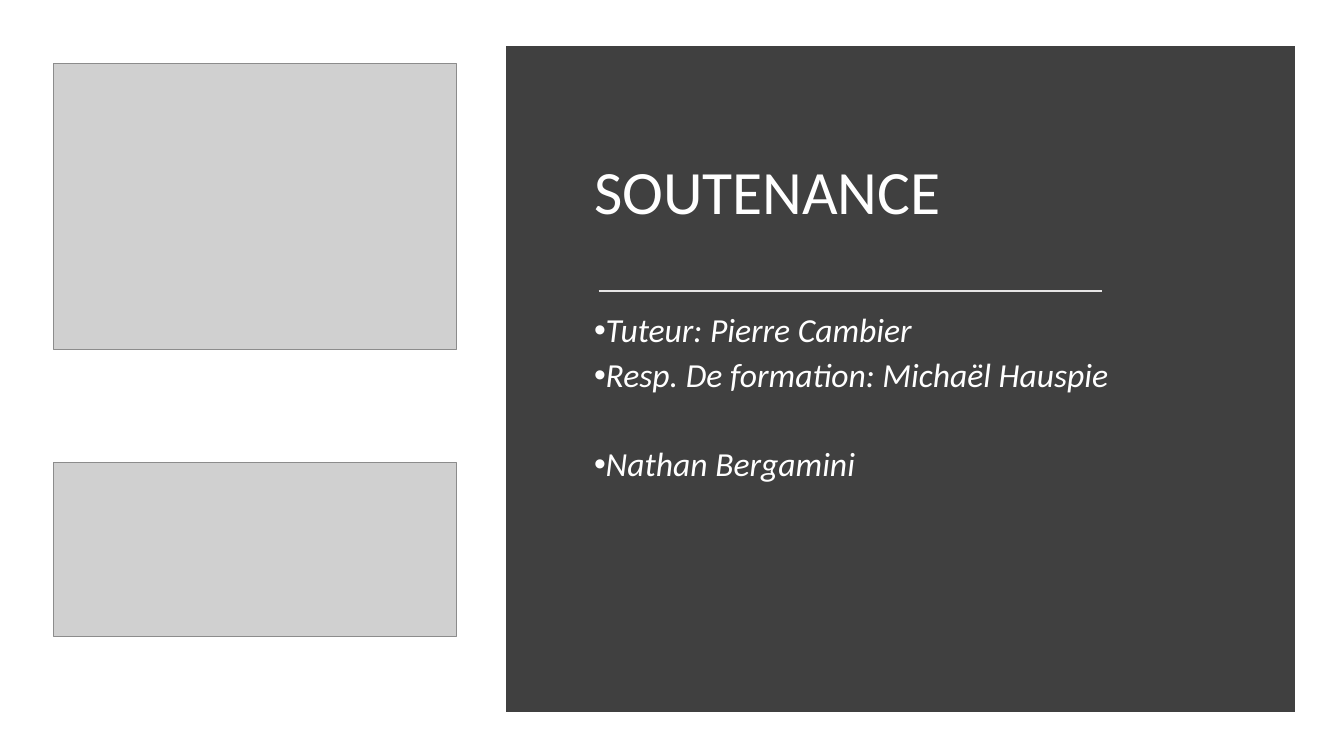
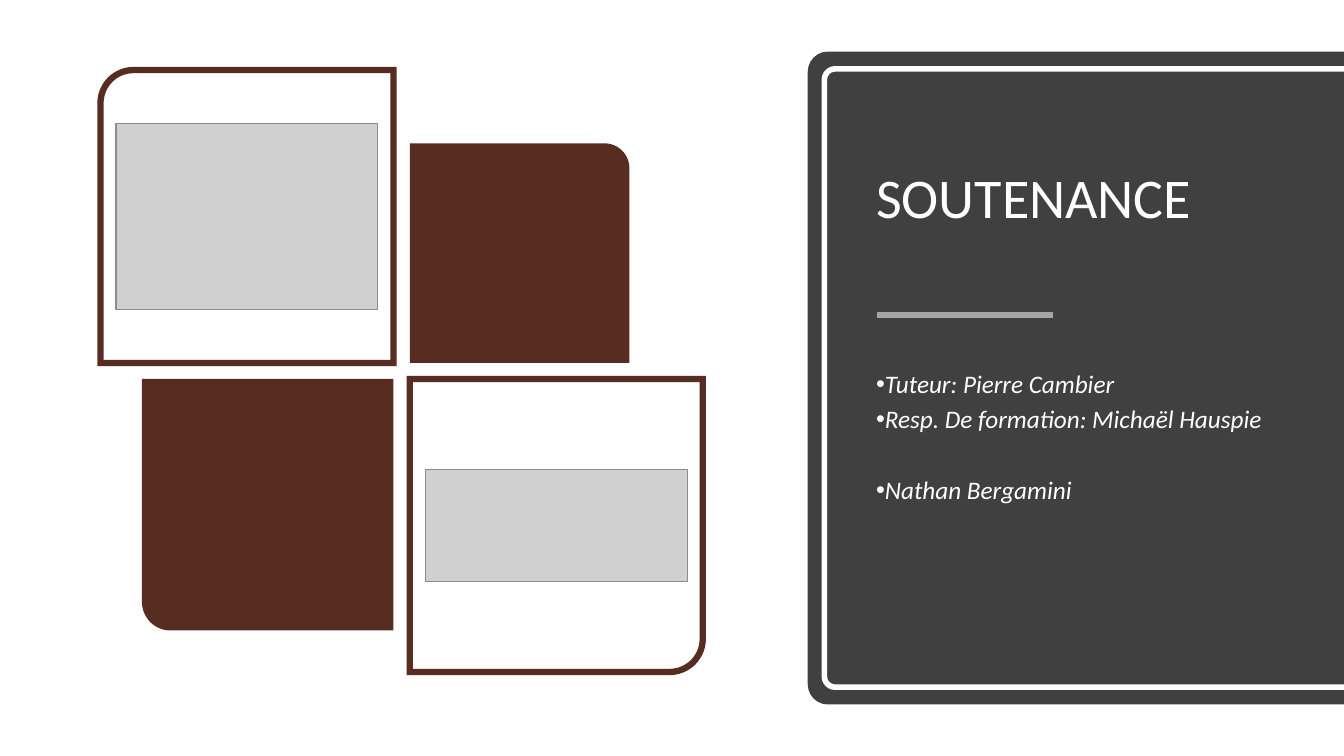
Before and after one commit to Zoridg/Soutenance_stage, a slide deck: slide 1 of Soutenance.pptx. Drawn at 1344x756 pixels with LibreOffice and Linux fonts; fonts in the diff are those of the drawing; grey boxes stand for pictures. Boxes give left, top, right and bottom in pixels: in the first picture for what was removed or moved away, otherwise in the second. Text is boxed around its words. In the diff, an @@ line names an element or a change of style, - is before the commit and + after.

```diff
--- a/Soutenance.pptx
+++ b/Soutenance.pptx
@@ rectangle removed at box(513, 52, 1289, 705) @@
@@ round same rect added at box(808, 51, 1344, 705), fill #404040 @@
@@ round rect added at box(101, 70, 394, 363), fill #FFFFFF, outline #572C21 4.5 pt @@
@@ round same rect added at box(824, 69, 1344, 687), outline #FFFFFF 4 pt @@
@@ title "SOUTENANCE": place and size @@
-title "SOUTENANCE" at box(594, 174, 941, 215)
+title "SOUTENANCE" at box(876, 181, 1191, 219)
@@ title "SOUTENANCE" at box(876, 181, 1191, 219): size 44 to 40 pt @@
@@ picture: place and size @@
-picture at box(53, 64, 458, 349)
+picture at box(116, 124, 378, 310)
@@ round rect added at box(410, 143, 630, 363), fill #572C21 @@
@@ line removed from (599, 291) to (1102, 291) @@
@@ line added from (877, 315) to (1053, 315), #A6A6A6 4 pt @@
@@ text "Tuteur: Pierre Cambier": place and size @@
-text "Tuteur: Pierre Cambier" at box(606, 318, 1109, 482)
+text "Tuteur: Pierre Cambier" at box(885, 375, 1261, 504)
@@ text "Tuteur: Pierre Cambier" at box(885, 375, 1261, 504): size 24 to 18 pt; vertical alignment top to middle @@
@@ round rect added at box(142, 379, 393, 630), fill #572C21 @@
@@ round rect added at box(410, 379, 704, 673), fill #FFFFFF, outline #572C21 4.5 pt @@
@@ picture: place and size @@
-picture at box(53, 463, 458, 636)
+picture at box(425, 469, 688, 582)
```
Also in this commit, not shown: 6 other slides changed, 2 slides added.
